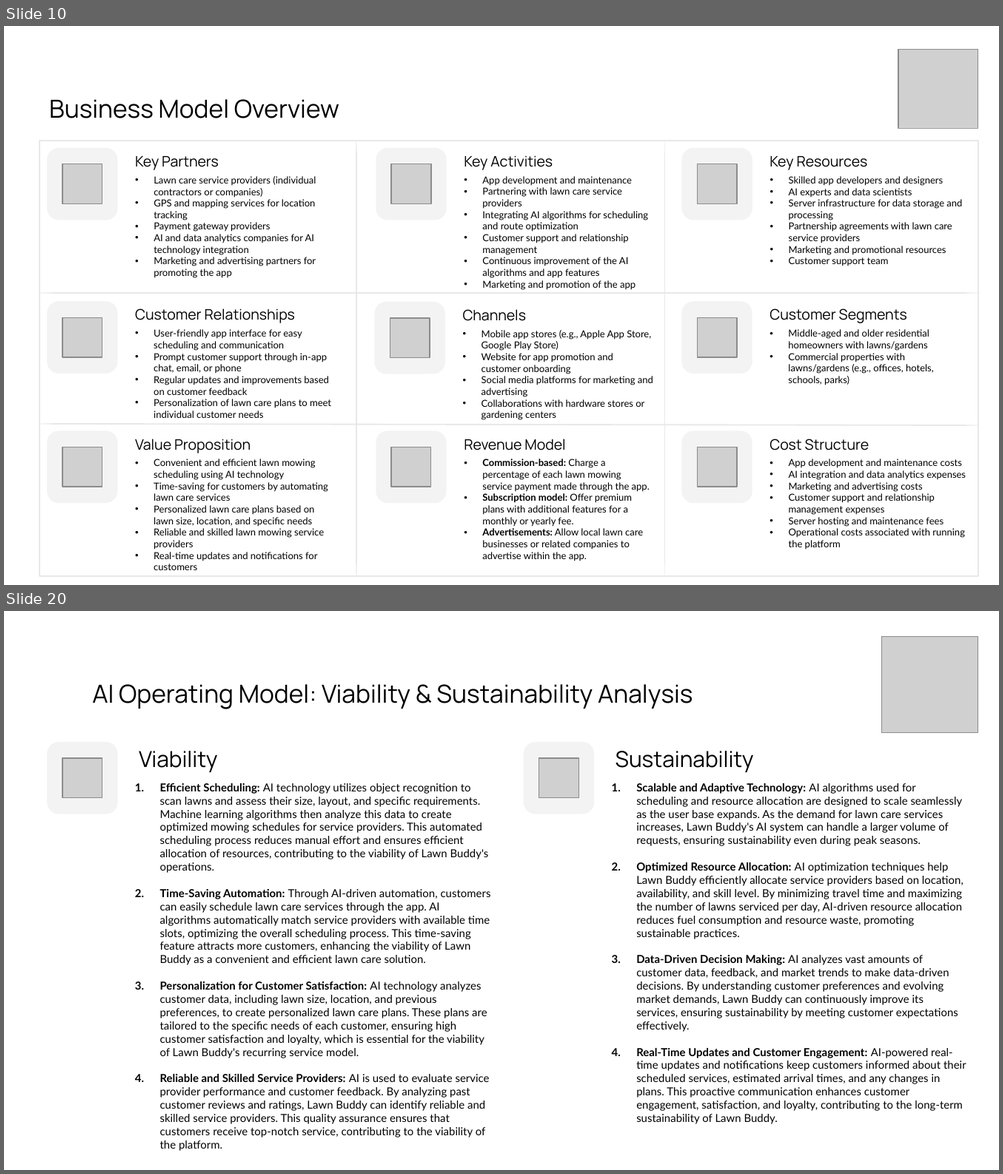
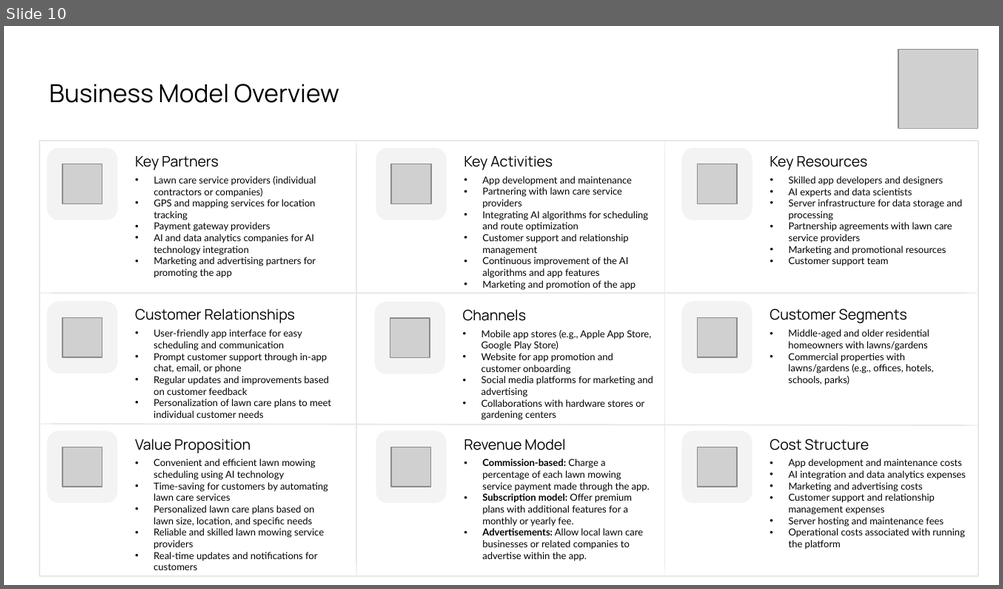
Before and after one commit to gasserahmed/VT-MIT, a slide deck: MGT5824-Tech-based Entrepreneurship/Assignments/Final Venture Concept Pitch/gasser18-final_pitch_slides.pptx. Shown one above the other, each under a label of ours: slides 10 and 20 before the commit, slide 10 after it; the slides between them are not shown. The pictures are 1003x1174 and 1003x589 pixels, drawn with LibreOffice and Linux fonts; fonts in the diff are those of the drawing; grey boxes stand for pictures. Boxes give left, top, right and bottom in pixels: in the first picture for what was removed or moved away, otherwise in the second. Text is boxed around its words. In the diff, an @@ line names an element or a change of style, - is before the commit and + after.

```diff
--- a/MGT5824-Tech-based Entrepreneurship/Assignments/Final Venture Concept Pitch/gasser18-final_pitch_slides.pptx
+++ b/MGT5824-Tech-based Entrepreneurship/Assignments/Final Venture Concept Pitch/gasser18-final_pitch_slides.pptx
@@ slide 20 removed at [4,611,999,1170], background #FFFFFF @@
@@ picture removed at [881,637,978,733] @@
@@ title removed at [92,684,693,709] @@
-AI Operating Model: Viability & Sustainability Analysis
@@ rounded rectangle removed at [47,742,117,815] @@
@@ rounded rectangle removed at [523,742,594,815] @@
@@ picture removed at [62,758,102,798] @@
@@ text removed at [139,751,217,773] @@
-Viability
@@ picture removed at [539,758,579,798] @@
@@ text removed at [615,751,754,773] @@
-Sustainability
@@ text removed at [636,783,966,1125] @@
-1. Scalable and Adaptive Technology: AI algorithms used for scheduling and resource allocation are designed to scale seamlessly as the user base expands. As the demand for lawn care services increases, Lawn Buddy's AI system can handle a larger volume of requests, ensuring sustainability even during peak seasons.
-2. Optimized Resource Allocation: AI optimization techniques help Lawn Buddy efficiently allocate service providers based on location, availability, and skill level. By minimizing travel time and maximizing the number of lawns serviced per day, AI-driven resource allocation reduces fuel consumption and resource waste, promoting sustainable practices.
-3. Data-Driven Decision Making: AI analyzes vast amounts of customer data, feedback, and market trends to make data-driven decisions. By understanding customer preferences and evolving market demands, Lawn Buddy can continuously improve its services, ensuring sustainability by meeting customer expectations effectively.
-4. Real-Time Updates and Customer Engagement: AI-powered real-time updates and notifications keep customers informed about their scheduled services, estimated arrival times, and any changes in plans. This proactive communication enhances customer engagement, satisfaction, and loyalty, contributing to the long-term sustainability of Lawn Buddy.
@@ text removed at [160,889,491,1151] @@
-1. Efficient Scheduling: AI technology utilizes object recognition to scan lawns and assess their size, layout, and specific requirements. Machine learning algorithms then analyze this data to create optimized mowing schedules for service providers. This automated scheduling process reduces manual effort and ensures efficient allocation of resources, contributing to the viability of Lawn Buddy's operations.
-2. Time-Saving Automation: Through AI-driven automation, customers can easily schedule lawn care services through the app. AI algorithms automatically match service providers with available time slots, optimizing the overall scheduling process. This time-saving feature attracts more customers, enhancing the viability of Lawn Buddy as a convenient and efficient lawn care solution.
-3. Personalization for Customer Satisfaction: AI technology analyzes customer data, including lawn size, location, and previous preferences, to create personalized lawn care plans. These plans are tailored to the specific needs of each customer, ensuring high customer satisfaction and loyalty, which is essential for the viability of Lawn Buddy's recurring service model.
-4. Reliable and Skilled Service Providers: AI is used to evaluate service provider performance and customer feedback. By analyzing past customer reviews and ratings, Lawn Buddy can identify reliable and skilled service providers. This quality assurance ensures that customers receive top-notch service, contributing to the viability of the platform.
@@ slide 10 changed as well @@
@@ title "Business Model Overview": place and size @@
-title "Business Model Overview" at [49,99,339,118]
+title "Business Model Overview" at [49,84,339,103]
```
Also in this commit, not shown: 9 other slides changed, 1 slide added, 8 other slides removed, 1 other file.
